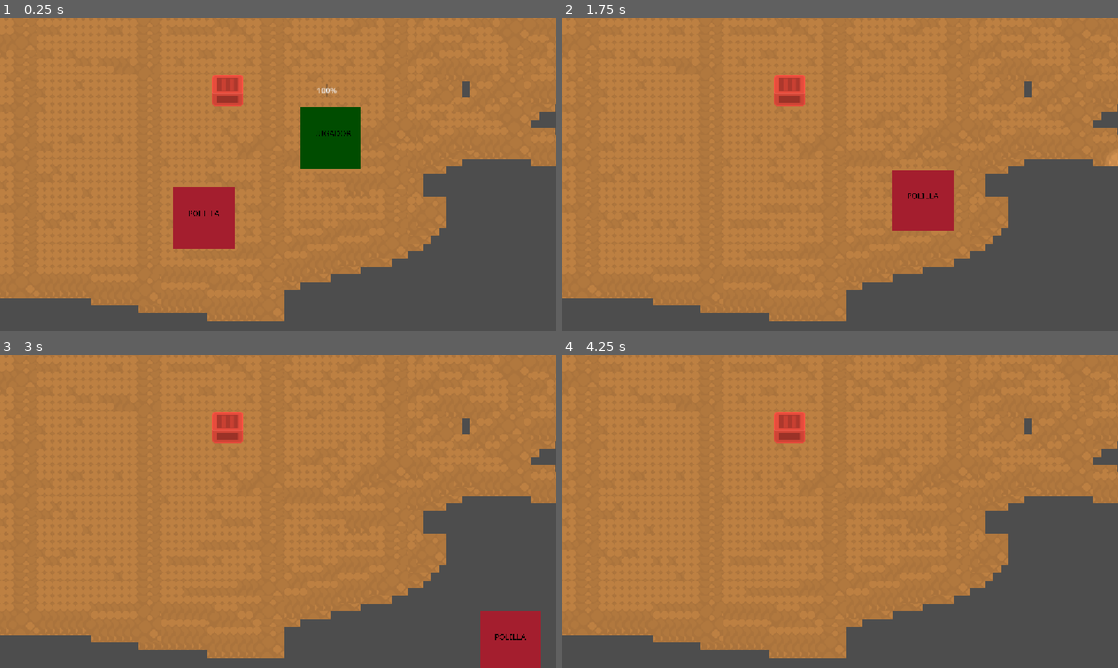
Above: before the commit, frames 1-4 (two rows, left to right).
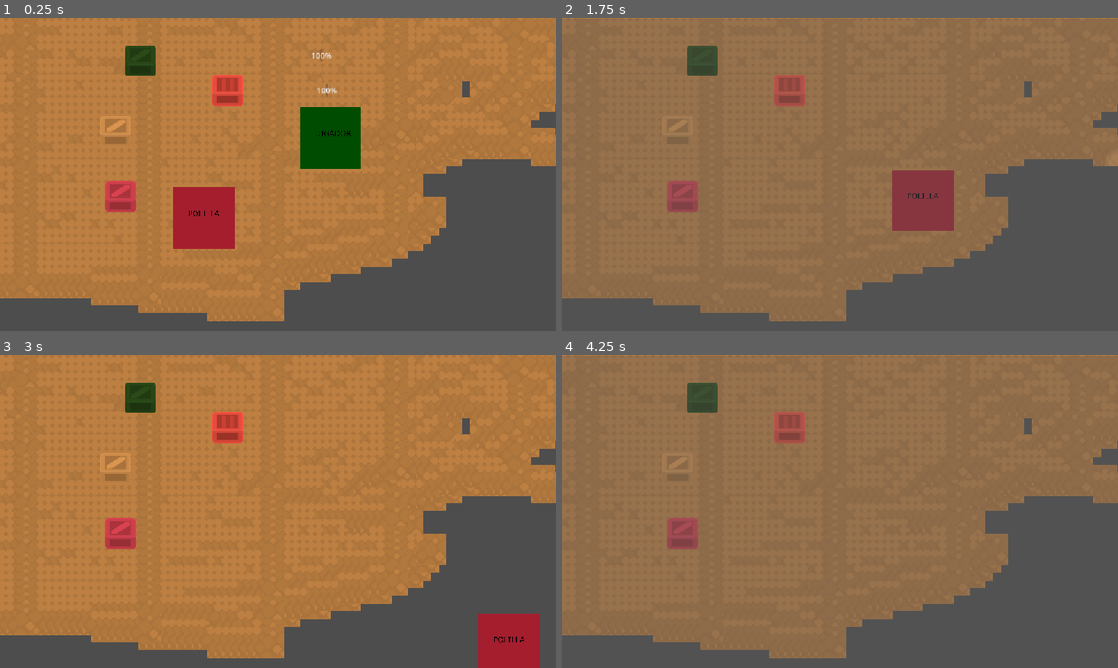
Above: after the commit, the same moments.

Repository: BaunOfir/JamDojo
Game: Godot game, scene res://Scene_Prefab/mundo.tscn
Two runs of this game, one before a commit and one after it. Both use one fixed random seed, a clock stepped at 60 frames per second and the inputs below. The engine's default icon, where the game draws it, is replaced by a stand-in: a white triangle on a blue panel in a dark square.
Inputs (mouse positions are in pixels of both pictures, inside the frame that each line leads up to):
- Up to frame 1 (0.25 s): no input
- Up to frame 2 (1.75 s): move the mouse to (962, 158) at 0.52 s; hold Right (derecha) 0.53-1.28 s; tap E (accion) at 0.6 s; right-click (962, 158) at 0.8 s; move the mouse to (728, 190) at 1.27 s; hold Down (abajo) from 1.28 s (still down); right-click (728, 190) at 1.35 s; tap Tab (objetos, bound only after the commit) at 1.55 s
- Up to frame 3 (3 s): move the mouse to (333, 442) at 2.02 s; release Down (abajo) at 2.03 s; hold Right (derecha) 2.03-2.78 s; tap Tab (objetos, bound only after the commit) at 2.1 s; tap E (accion) at 2.3, 2.85 s; move the mouse to (250, 574) at 2.77 s; hold Up (arriba) from 2.78 s (still down)
- Up to frame 4 (4.25 s): right-click (812, 574) at 3.05 s; move the mouse to (1006, 558) at 3.52 s; release Up (arriba) at 3.53 s; hold Left (izquierda) from 3.53 s (still down); right-click (1006, 558) at 3.6 s; tap Tab (objetos, bound only after the commit) at 3.8 s

The runs differ from the first frame. In frame 1, 1.3% of the frame differs, in the area x 18-60%, y 8-62%; in frame 2, 79%, in the area x 0-100%, y 0-97%; in frame 3, 1.5%; in frame 4, 79%.

Commit message:
jam vercion 2
cordura,luz,recargar nivel,objetos diario

Diff:
--- a/dojo-game/Scene_Prefab/character_body_2d.tscn
+++ b/dojo-game/Scene_Prefab/character_body_2d.tscn
@@ -37,6 +37,16 @@
 [node name="Timer_luz" type="Timer" parent="." unique_id=1324237238]
 
 [node name="ZonaEnemigo" type="Area2D" parent="." unique_id=2017065116]
+collision_layer = 2
+collision_mask = 2
 
 [node name="CollisionShape2D" type="CollisionShape2D" parent="ZonaEnemigo" unique_id=703559204]
 shape = SubResource("CircleShape2D_4d3sc")
+
+[node name="Barra_cordura" type="ProgressBar" parent="." unique_id=289050653]
+offset_left = -21.0
+offset_top = -185.0
+offset_right = -17.0
+offset_bottom = -158.0
+
+[connection signal="timeout" from="Timer_luz" to="." method="_on_timer_luz_timeout"]
--- a/dojo-game/Scene_Prefab/mundo.tscn
+++ b/dojo-game/Scene_Prefab/mundo.tscn
@@ -5,6 +5,9 @@
 [ext_resource type="PackedScene" uid="uid://bgmr81r1v78cq" path="res://Scene_Prefab/Aceite.tscn" id="3_j4t1y"]
 [ext_resource type="Script" uid="uid://bbnlq06pwigll" path="res://Scene_Prefab/nemesis.gd" id="4_d3u1b"]
 [ext_resource type="PackedScene" uid="uid://4qigrbu26gqk" path="res://Scene_Prefab/nemesis.tscn" id="4_l0yyv"]
+[ext_resource type="PackedScene" uid="uid://556v0wdmk06d" path="res://Scene_Prefab/pista.tscn" id="6_mbxck"]
+[ext_resource type="PackedScene" uid="uid://x1mcqjayf8ls" path="res://Scene_Prefab/pista_2.tscn" id="7_88tj3"]
+[ext_resource type="PackedScene" uid="uid://bsu8f75xci6j7" path="res://Scene_Prefab/pista_3.tscn" id="8_78fos"]
 
 [sub_resource type="TileSetAtlasSource" id="TileSetAtlasSource_j4t1y"]
 texture = ExtResource("2_kgmde")
@@ -45,3 +48,56 @@
 
 [node name="Area2D" parent="." unique_id=1802136239 instance=ExtResource("3_j4t1y")]
 position = Vector2(472, 150)
+
+[node name="notas" type="CanvasLayer" parent="." unique_id=271190861]
+unique_name_in_owner = true
+
+[node name="UI" type="ColorRect" parent="notas" unique_id=614608957]
+offset_left = 0.99999976
+offset_top = 655.0
+offset_right = 40.033543
+offset_bottom = 914.9918
+scale = Vector2(29.69241, -2.5091841)
+color = Color(0.35686275, 0.35686275, 0.35686275, 0.39215687)
+
+[node name="carta1" type="ColorRect" parent="notas/UI" unique_id=1402642529]
+unique_name_in_owner = true
+visible = false
+layout_mode = 0
+offset_left = 0.4041437
+offset_top = 93.655945
+offset_right = 5.404144
+offset_bottom = 143.65594
+scale = Vector2(2.4399986, 2.4399986)
+color = Color(0.42352942, 0.42352942, 0.42352942, 0.6431373)
+
+[node name="carta2" type="ColorRect" parent="notas/UI" unique_id=1047206850]
+unique_name_in_owner = true
+visible = false
+layout_mode = 0
+offset_left = 13.067312
+offset_top = 92.858864
+offset_right = 17.924812
+offset_bottom = 141.63263
+scale = Vector2(2.5999975, 2.5999975)
+color = Color(0.40784314, 0.40784314, 0.40784314, 0.5411765)
+
+[node name="carta3" type="ColorRect" parent="notas/UI" unique_id=501536363]
+unique_name_in_owner = true
+visible = false
+layout_mode = 0
+offset_left = 26.909233
+offset_top = 221.18744
+offset_right = 29.35245
+offset_bottom = 247.95781
+scale = Vector2(4.4524097, -4.555485)
+color = Color(0.35686275, 0.35686275, 0.35686275, 0.39215687)
+
+[node name="Pista" parent="." unique_id=1886974355 instance=ExtResource("6_mbxck")]
+position = Vector2(240, 235)
+
+[node name="pista2" parent="." unique_id=1096799424 instance=ExtResource("7_88tj3")]
+position = Vector2(250, 370)
+
+[node name="pista3" parent="." unique_id=2005017042 instance=ExtResource("8_78fos")]
+position = Vector2(291, 89)
--- a/dojo-game/Scene_Prefab/nemesis.tscn
+++ b/dojo-game/Scene_Prefab/nemesis.tscn
@@ -5,7 +5,12 @@
 
 [sub_resource type="RectangleShape2D" id="RectangleShape2D_yhemn"]
 
+[sub_resource type="RectangleShape2D" id="RectangleShape2D_bsqba"]
+size = Vector2(115, 110)
+
 [node name="nemesis" type="CharacterBody2D" unique_id=1426535851]
+collision_layer = 2
+collision_mask = 2
 script = ExtResource("1_bsqba")
 
 [node name="Sprite2D" type="Sprite2D" parent="." unique_id=295001340]
@@ -14,3 +19,12 @@
 
 [node name="CollisionShape2D" type="CollisionShape2D" parent="." unique_id=1083112232]
 shape = SubResource("RectangleShape2D_yhemn")
+
+[node name="Area2D" type="Area2D" parent="." unique_id=139643210]
+
+[node name="CollisionShape2D" type="CollisionShape2D" parent="Area2D" unique_id=904933254]
+light_mask = 2
+position = Vector2(0.5, 2)
+shape = SubResource("RectangleShape2D_bsqba")
+
+[connection signal="body_entered" from="Area2D" to="." method="_on_area_2d_body_entered"]
--- /dev/null
+++ b/dojo-game/Scene_Prefab/pista.tscn
@@ -0,0 +1,17 @@
+[gd_scene format=3 uid="uid://556v0wdmk06d"]
+
+[ext_resource type="Script" uid="uid://b57g58rv38cei" path="res://Script/Pista1.gd" id="1_ec2rm"]
+[ext_resource type="Texture2D" uid="uid://bob4bj7t41k6b" path="res://Asset/Asset/PNG/Default size/Crates/crate_02.png" id="2_jxqy7"]
+
+[sub_resource type="CircleShape2D" id="CircleShape2D_sp843"]
+
+[node name="Pista" type="Area2D" unique_id=1886974355]
+script = ExtResource("1_ec2rm")
+
+[node name="Sprite2D" type="Sprite2D" parent="." unique_id=516765411]
+texture = ExtResource("2_jxqy7")
+
+[node name="CollisionShape2D" type="CollisionShape2D" parent="." unique_id=1906200162]
+shape = SubResource("CircleShape2D_sp843")
+
+[connection signal="body_entered" from="." to="." method="_on_body_entered"]
--- /dev/null
+++ b/dojo-game/Scene_Prefab/pista_2.tscn
@@ -0,0 +1,18 @@
+[gd_scene format=3 uid="uid://x1mcqjayf8ls"]
+
+[ext_resource type="Script" uid="uid://d0je13dfww0dj" path="res://Script/Pista2.gd" id="1_w5qc2"]
+[ext_resource type="Texture2D" uid="uid://bob4bj7t41k6b" path="res://Asset/Asset/PNG/Default size/Crates/crate_02.png" id="2_kqk5y"]
+
+[sub_resource type="CircleShape2D" id="CircleShape2D_sp843"]
+
+[node name="pista2" type="Area2D" unique_id=1096799424]
+script = ExtResource("1_w5qc2")
+
+[node name="Sprite2D" type="Sprite2D" parent="." unique_id=1105762959]
+modulate = Color(1, 0.44705883, 1, 1)
+texture = ExtResource("2_kqk5y")
+
+[node name="CollisionShape2D" type="CollisionShape2D" parent="." unique_id=1135458812]
+shape = SubResource("CircleShape2D_sp843")
+
+[connection signal="body_entered" from="." to="." method="_on_body_entered"]
--- /dev/null
+++ b/dojo-game/Scene_Prefab/pista_3.tscn
@@ -0,0 +1,18 @@
+[gd_scene format=3 uid="uid://bsu8f75xci6j7"]
+
+[ext_resource type="Script" uid="uid://cxiy20m8cb4u5" path="res://Script/Pista3.gd" id="1_byf6t"]
+[ext_resource type="Texture2D" uid="uid://bob4bj7t41k6b" path="res://Asset/Asset/PNG/Default size/Crates/crate_02.png" id="2_m2vrt"]
+
+[sub_resource type="CircleShape2D" id="CircleShape2D_sp843"]
+
+[node name="pista3" type="Area2D" unique_id=2005017042]
+modulate = Color(0.19406942, 0.5002519, 0.29824853, 1)
+script = ExtResource("1_byf6t")
+
+[node name="Sprite2D" type="Sprite2D" parent="." unique_id=2030137244]
+texture = ExtResource("2_m2vrt")
+
+[node name="CollisionShape2D" type="CollisionShape2D" parent="." unique_id=91324781]
+shape = SubResource("CircleShape2D_sp843")
+
+[connection signal="body_entered" from="." to="." method="_on_body_entered"]
--- /dev/null
+++ b/dojo-game/Script/Pista1.gd
@@ -0,0 +1,18 @@
+extends Node
+
+
+# Called when the node enters the scene tree for the first time.
+func _ready() -> void:
+	pass # Replace with function body.
+
+
+# Called every frame. 'delta' is the elapsed time since the previous frame.
+func _process(delta: float) -> void:
+	pass
+
+
+func _on_body_entered(body: Node2D) -> void:
+	if body.is_in_group("Player"):
+		body.carta1=true
+		print("tenes posiones:",body.cantidad_aceite)
+		queue_free()
--- /dev/null
+++ b/dojo-game/Script/Pista2.gd
@@ -0,0 +1,17 @@
+extends Area2D
+
+
+# Called when the node enters the scene tree for the first time.
+func _ready() -> void:
+	pass # Replace with function body.
+
+
+# Called every frame. 'delta' is the elapsed time since the previous frame.
+func _process(delta: float) -> void:
+	pass
+
+func _on_body_entered(body: Node2D) -> void:
+	if body.is_in_group("Player"):
+		body.carta2=true
+		print("tenes posiones:",body.cantidad_aceite)
+		queue_free()
--- /dev/null
+++ b/dojo-game/Script/Pista3.gd
@@ -0,0 +1,17 @@
+extends Area2D
+
+
+# Called when the node enters the scene tree for the first time.
+func _ready() -> void:
+	pass # Replace with function body.
+
+
+# Called every frame. 'delta' is the elapsed time since the previous frame.
+func _process(delta: float) -> void:
+	pass
+
+func _on_body_entered(body: Node2D) -> void:
+	if body.is_in_group("Player"):
+		body.carta3=true
+		print("tenes posiones:",body.cantidad_aceite)
+		queue_free()
--- a/dojo-game/Script/Player.gd
+++ b/dojo-game/Script/Player.gd
@@ -2,39 +2,97 @@
 
 const VELOCIDAD = 700
 const ACELERACION = 2000
-var cantidad_aceite=0
+
+var cantidad_aceite = 0
 var prendido = false
+var puede_encender = true
+
+var UI = false
+var carta1 = false
+var carta2 = false
+var carta3 = false
+
+@onready var UI_cartas = %notas
+@onready var Carta_1 = %carta1
+@onready var Carta_2 = %carta2
+@onready var Carta_3 = %carta3
+
 @onready var zona_enemigo: Area2D = $ZonaEnemigo
-
+@onready var Barra_cordura = $Barra_cordura
 @onready var barraluz = $barraluz
 @onready var aduken = $aduken
+@onready var luz_timer: Timer = $Timer_luz
+
 
 func _ready() -> void:
+	Barra_cordura.max_value = 100
+	Barra_cordura.value = 100
+
 	barraluz.max_value = 100
 	barraluz.value = 100
+
 	aduken.energy = 0
-	zona_enemigo.body_entered.connect(_on_zona_enemigo_body_entered)
+
+	luz_timer.wait_time = 1
+	luz_timer.one_shot = true
+
+	zona_enemigo.body_entered.connect(
+		_on_zona_enemigo_body_entered
+	)
+
+	Carta_1.hide()
+	Carta_2.hide()
+	Carta_3.hide()
+	UI_cartas.hide()
+
 
 func _physics_process(delta: float) -> void:
 
-	if barraluz.value<100 and cantidad_aceite>0 and Input.is_action_just_pressed("recarga"):
+	# Mostrar las cartas recogidas
+	if carta1:
+		Carta_1.show()
+	if carta2:
+		Carta_2.show()
+	if carta3:
+		Carta_3.show()
+
+	# Abrir y cerrar inventario
+	if Input.is_action_just_pressed("objetos"):
+		if UI:
+			UI = false
+			UI_cartas.hide()
+		else:
+			UI = true
+			UI_cartas.show()
+
+	# Recargar aceite
+	if barraluz.value < 100 and cantidad_aceite > 0 and Input.is_action_just_pressed("recarga"):
 		barraluz.value = minf(barraluz.value + 10.0, 100.0)
-		cantidad_aceite-=1
-		print("te queda",cantidad_aceite)
+		cantidad_aceite -= 1
+		print("Te queda: ", cantidad_aceite)
+
+	# Encender o apagar la luz
 	if Input.is_action_just_pressed("accion"):
-		prendido = not prendido
+		if prendido:
+			prendido = false
+			puede_encender = false
+			luz_timer.start()
+		elif puede_encender and barraluz.value > 0:
+			prendido = true
 
-
+	# Consumo de luz y recuperación de cordura
 	if prendido:
-		barraluz.value = maxf(barraluz.value - delta * 10.0, 0.0)
+		barraluz.value = maxf(barraluz.value - delta * 5.0, 0.0)
 		aduken.energy = barraluz.value / 100.0
+		Barra_cordura.value = minf(Barra_cordura.value + delta, 100.0)
 
 		if barraluz.value <= 0:
 			prendido = false
 	else:
 		aduken.energy = 0.0
+		Barra_cordura.value = maxf(Barra_cordura.value - delta * 2.0, 0.0)
 
-
+	# Movimiento
 	var direccion = Input.get_vector(
 		"izquierda", "derecha", "arriba", "abajo"
 	)
@@ -56,3 +114,7 @@
 func _on_zona_enemigo_body_entered(body: Node2D) -> void:
 	if body.has_method("set_player_area"):
 		body.set_player_area(zona_enemigo)
+
+
+func _on_timer_luz_timeout() -> void:
+	puede_encender = true
--- a/dojo-game/Script/nemesis.gd
+++ b/dojo-game/Script/nemesis.gd
@@ -12,9 +12,11 @@
 func _physics_process(_delta: float) -> void:
 	#Si el jugador esta prendido, lo persigue, sino sigue con su movimiento random
 	if is_instance_valid(player) and player.prendido:
+		set_collision_layer_value(1,true)
 		var direction_to_player = global_position.direction_to(player.global_position)
 		velocity = direction_to_player * SPEED
 	else:
+		set_collision_layer_value(1,false)
 		if is_instance_valid(player_area):
 			if not player_area.overlaps_body(self):
 				_steer_back_into_area()
@@ -35,3 +37,9 @@
 	player_area = area
 	if area.get_parent() is CharacterBody2D:
 		player = area.get_parent()
+
+
+func _on_area_2d_body_entered(body: Node2D) -> void:
+	if body.is_in_group("Player")and player.prendido:
+		print("perdiste")
+		get_tree().reload_current_scene()
--- a/dojo-game/project.godot
+++ b/dojo-game/project.godot
@@ -58,6 +58,11 @@
 , Object(InputEventKey,"resource_local_to_scene":false,"resource_name":"","device":-1,"window_id":0,"alt_pressed":false …(183 unchanged characters)…
 ]
 }
+objetos={
+"deadzone": 0.2,
+"events": [Object(InputEventKey,"resource_local_to_scene":false,"resource_name":"","device":-1,"window_id":0,"alt_pressed":false,"shift_pressed":false,"ctrl_pressed":false,"meta_pressed":false,"pressed":false,"keycode":0,"physical_keycode":4194306,"key_label":0,"unicode":0,"location":0,"echo":false,"script":null)
+]
+}
 
 [physics]
 
Not shown, added: dojo-game/Script/Pista1.gd.uid
Not shown, added: dojo-game/Script/Pista2.gd.uid
Not shown, added: dojo-game/Script/Pista3.gd.uid
Not shown, added: dojo-game/Scene_Prefab/character_body_2d.tscn742966767.tmp
Not shown, added: dojo-game/Scene_Prefab/character_body_2d.tscn752983700.tmp
